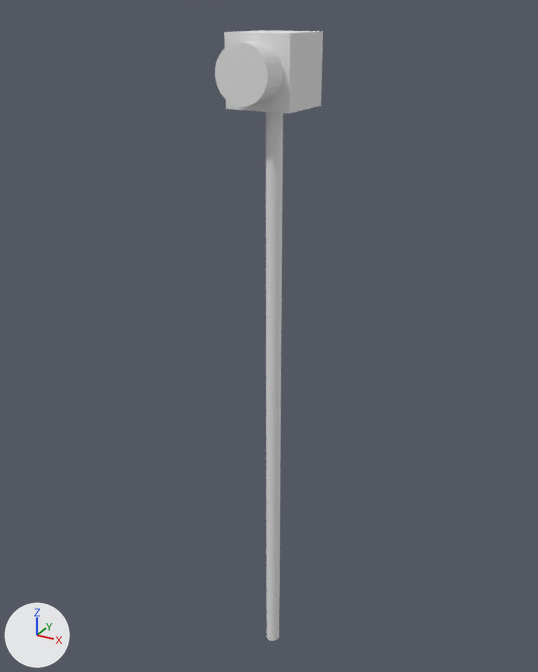
Renders of the Blender file NotForBroadcastPOC-Sourcetree/Assets/Blender Files/- Interactive/Satellite Control.blend from each side of a commit.
Before and after are seen from a 50 mm camera at (0.527, -0.975, 0.129) aimed at (-0.016, 0.013, -0.365). Arrows for +X, +Y and +Z are at lower left; the lights stay in place.

In view in the first picture: 'Box', 'Cable', 'Satelitte Button'.
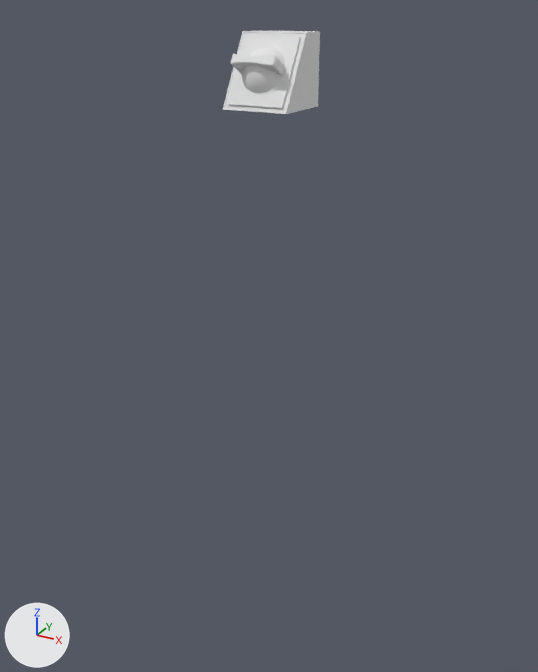
Commit message: Satellite Control Model In

What the commit changed:
me_cylinder_001 is used by ob_satelitte_button; location (0.0, 0.0, 0.0).
me_cylinder_001 had 64 vertices, 34 faces and spanned x -0.04..0.04, y -0.0919..-0.0419, z 0.01..0.09.
me_cylinder_001 now has 253 vertices, 234 faces and spans x -0.0323..0.0334, y -0.0328..0.0329, z -0.0135..0.0189.
me_cylinder_001 part 1: 253 vertices added at x -0.0323..0.0334, y -0.0328..0.0329, z -0.0135..0.0189.
me_cylinder_001 part 2: 64 vertices removed from x -0.04..0.04, y -0.0919..-0.0419, z 0.01..0.09.
me_cylinder_001 part 3: the surface is now shaded smooth.
me_cylinder_001 now uses material mat_material (white #e7e7e7).
me_cube is used by ob_box; location (0.0, 0.0, 0.0).
me_cube had 8 vertices, 6 faces and spanned x -0.05..0.05, y -0.05..0.05, z 0.0..0.1.
me_cube now has 28 vertices, 26 faces and spans x -0.05..0.05, y -0.0592..0.0401, z 0.0..0.1004.
me_cube part 4: the whole mesh is rebuilt.
Object 'Satelitte Button' (ob_satelitte_button) moves from (0.0, 0.0, 0.0) to (-0.001, -0.044, 0.058).
Object 'Satelitte Button' (ob_satelitte_button) turns from (0, 0, 0) to (60, 0, 0) degrees about x, y and z.
Object 'Cable' (ob_cable) is deleted.

Boxes (x1, y1, x2, y2) around the edits, measured in the pictures (538 x 672 px):
'Cable', deleted
    before: (266, 112, 283, 641)
'Box', reshaped
    before: (224, 30, 323, 113)
    after: (223, 31, 320, 114)
'Satelitte Button', reshaped, moved, turned
    before: (215, 41, 283, 107)
    after: (231, 47, 285, 93)
part 1 of me_cylinder_001, added
    after: (231, 47, 285, 93)
part 2 of me_cylinder_001, deleted
    before: (215, 41, 283, 107)
